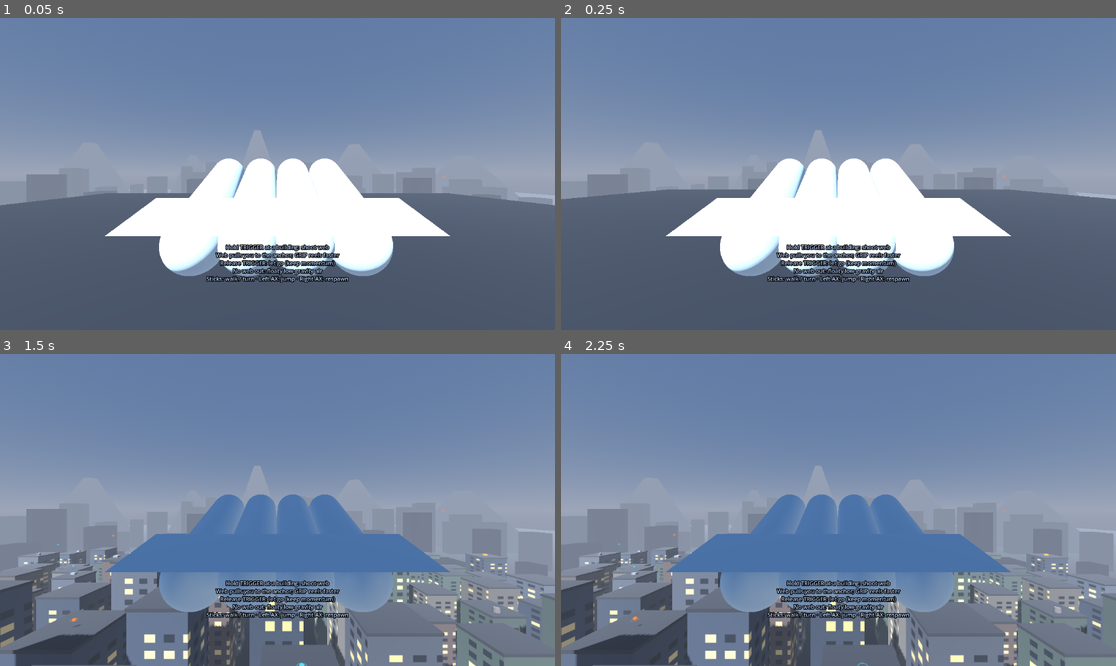
Above: before the commit, frames 1-4 (two rows, left to right).
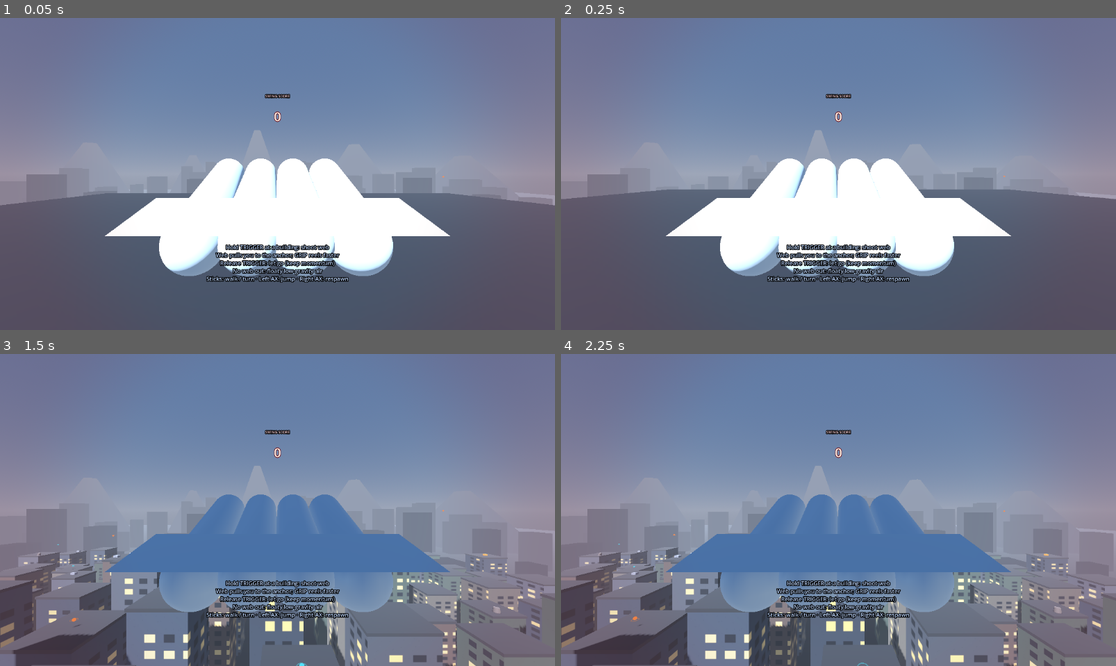
Above: after the commit, the same moments.

Repository: pblaas/free-floater
Game: Godot game, scene res://scenes/main.tscn
The game is run twice, just before and just after one commit, with the same random seed, the same clock (stepped at 60 frames per second) and the same inputs.
Inputs:
- Up to frame 1 (0.05 s): no input
- Up to frame 2 (0.25 s): no input
- Up to frame 3 (1.5 s): no input
- Up to frame 4 (2.25 s): tap Enter at 2 s

The runs differ from the first frame. In frame 1, 0.1% of the frame differs, in the area x 47-100%, y 24-59%; in frame 2, 0.1%; in frame 3, 0.2%, in the area x 4-100%, y 24-100%; in frame 4, 0.2%.

Commit message:
Update audio track

Diff:
--- /dev/null
+++ b/app/assets/shaders/mask_vignette.gdshader
@@ -0,0 +1,15 @@
+shader_type spatial;
+render_mode unshaded, blend_mix, depth_test_disabled, cull_disabled;
+
+uniform vec4 rim_color : source_color = vec4(0.55, 0.07, 0.1, 1.0);
+uniform float base_alpha : hint_range(0.0, 1.0) = 0.14;
+uniform float pulse_alpha : hint_range(0.0, 1.0) = 0.35;
+uniform float pulse : hint_range(0.0, 1.0) = 0.0;
+
+void fragment() {
+	vec2 uv = UV * 2.0 - 1.0;
+	float r = length(uv);
+	float rim = smoothstep(0.5, 1.0, r);
+	ALBEDO = rim_color.rgb;
+	ALPHA = clamp(rim * (base_alpha + pulse_alpha * pulse), 0.0, 1.0);
+}
--- a/app/scripts/build_version.gd
+++ b/app/scripts/build_version.gd
@@ -1,2 +1,2 @@
 # Generated by tools/export.sh — do not edit.
-const TEXT := "v0.3.2 · 2026-11-11T09:07Z · 94a6876"
+const TEXT := "v0.3.2 · 2026-11-11T10:00Z · 98cd6ad"
--- a/app/scripts/web_rig.gd
+++ b/app/scripts/web_rig.gd
@@ -41,6 +41,13 @@
 const TURBO_SPEED_SCALE := 1.6
 const TURBO_REEL_SCALE := 1.5
 const HUD_FADE_SECONDS := 12.0
+const MIN_SWING_SECONDS := 0.3
+const SWING_BASE_POINTS := 25.0
+const SPEED_POINT_SCALE := 2.0
+const CHAIN_MULT_STEP := 0.1
+const CHAIN_BANK_BONUS := 50
+const MASK_VIGNETTE_SIZE := 3.0
+const MASK_VIGNETTE_DEPTH := 1.1
 
 @export var spawn_point := Vector3(0.0, 30.0, 0.0)
 
@@ -64,6 +71,13 @@
 var _land_fx: GPUParticles3D
 var _buzzer: AudioStreamPlayer
 var _music: AudioStreamPlayer
+var _score := 0
+var _chain := 0
+var _best_chain := 0
+var _chain_pulse := 0.0
+var _score_label: Label3D
+var _chain_label: Label3D
+var _mask_mat: ShaderMaterial
 
 
 func _ready() -> void:
@@ -73,6 +87,7 @@
 	_setup_landing_fx()
 	_setup_buzzer()
 	_setup_music()
+	_setup_mask_hud()
 	respawn()
 
 
@@ -250,6 +265,56 @@
 	_status.no_depth_test = true
 	camera.add_child(_status)
 
+	var caption := Label3D.new()
+	caption.name = "ScoreCaption"
+	caption.position = Vector3(0.0, 0.345, -0.9)
+	caption.pixel_size = 0.001
+	caption.font_size = 16
+	caption.modulate = Color(0.98, 0.82, 0.84)
+	caption.horizontal_alignment = HORIZONTAL_ALIGNMENT_CENTER
+	caption.no_depth_test = true
+	caption.text = "SWING SCORE"
+	camera.add_child(caption)
+
+	_score_label = Label3D.new()
+	_score_label.name = "Score"
+	_score_label.position = Vector3(0.0, 0.255, -0.9)
+	_score_label.pixel_size = 0.001
+	_score_label.font_size = 54
+	_score_label.modulate = Color(1.0, 0.97, 0.92)
+	_score_label.outline_size = 10
+	_score_label.outline_modulate = Color(0.42, 0.05, 0.09)
+	_score_label.horizontal_alignment = HORIZONTAL_ALIGNMENT_CENTER
+	_score_label.no_depth_test = true
+	_score_label.text = "0"
+	camera.add_child(_score_label)
+
+	_chain_label = Label3D.new()
+	_chain_label.name = "SwingChain"
+	_chain_label.position = Vector3(0.0, -0.28, -0.9)
+	_chain_label.pixel_size = 0.001
+	_chain_label.font_size = 40
+	_chain_label.modulate = Color(1.0, 0.85, 0.3)
+	_chain_label.outline_size = 8
+	_chain_label.outline_modulate = Color(0.25, 0.12, 0.02)
+	_chain_label.horizontal_alignment = HORIZONTAL_ALIGNMENT_CENTER
+	_chain_label.no_depth_test = true
+	_chain_label.visible = false
+	camera.add_child(_chain_label)
+
+
+func _setup_mask_hud() -> void:
+	var mask := MeshInstance3D.new()
+	mask.name = "MaskVignette"
+	var quad := QuadMesh.new()
+	quad.size = Vector2(MASK_VIGNETTE_SIZE, MASK_VIGNETTE_SIZE)
+	mask.mesh = quad
+	_mask_mat = ShaderMaterial.new()
+	_mask_mat.shader = load("res://assets/shaders/mask_vignette.gdshader")
+	mask.material_override = _mask_mat
+	mask.position = Vector3(0.0, 0.0, -MASK_VIGNETTE_DEPTH)
+	camera.add_child(mask)
+
 
 func _update_web_inputs() -> void:
 	_update_web_input(_webs["L"], "L")
@@ -285,6 +350,7 @@
 		return
 	web["attached"] = true
 	web["anchor"] = hit["position"] as Vector3
+	web["attach_time"] = float(Time.get_ticks_msec()) * 0.001
 	var head := camera.global_position
 	web["rope_length"] = maxf(head.distance_to(hit["position"] as Vector3), MIN_ROPE)
 	_pulse_haptic(hand, 0.8)
@@ -294,13 +360,46 @@
 func _detach(web: Dictionary, side: String) -> void:
 	if not bool(web["attached"]):
 		return
+	var held_for := float(Time.get_ticks_msec()) * 0.001 - float(web.get("attach_time", -1.0e9))
 	web["attached"] = false
 	var cord := web["cord"] as MeshInstance3D
 	if cord != null:
 		cord.visible = false
 	var hand := web["hand"] as XRController3D
 	_pulse_haptic(hand, 0.3)
+	if held_for >= MIN_SWING_SECONDS:
+		_register_swing(_velocity.length())
 	web_detached.emit(side, _velocity)
+
+
+func _register_swing(speed: float) -> void:
+	_chain += 1
+	_best_chain = maxi(_best_chain, _chain)
+	var points := int(roundf((SWING_BASE_POINTS + speed * SPEED_POINT_SCALE) * _chain_multiplier()))
+	_score += points
+	_chain_pulse = 1.0
+	if _chain_label != null:
+		_chain_label.text = "×%d SWING CHAIN  ·  ×%.1f" % [_chain, _chain_multiplier()]
+		_chain_label.visible = true
+
+
+func _chain_multiplier() -> float:
+	return 1.0 + CHAIN_MULT_STEP * float(_chain)
+
+
+func _bank_chain() -> void:
+	if _chain >= 3:
+		var bonus := CHAIN_BANK_BONUS * _chain
+		_score += bonus
+		_flash_hint("SWING CHAIN ×%d banked  ·  +%d" % [_chain, bonus])
+	_reset_chain()
+
+
+func _reset_chain() -> void:
+	_chain = 0
+	_chain_pulse = 0.0
+	if _chain_label != null:
+		_chain_label.visible = false
 
 
 func _update_locomotion(delta: float) -> void:
@@ -329,6 +428,7 @@
 		if global_position.y < 0.0:
 			global_position.y = 0.0
 			_velocity.y = 0.0
+			_bank_chain()
 
 
 func _surface_y_below() -> float:
@@ -359,6 +459,7 @@
 		return
 	global_position.y = surface_y
 	_velocity.y = 0.0
+	_bank_chain()
 	if _land_fx != null:
 		_land_fx.global_position = global_position + Vector3(0.0, 0.1, 0.0)
 		_land_fx.restart()
@@ -516,7 +617,7 @@
 
 
 func _setup_music() -> void:
-	var stream: AudioStreamMP3 = load("res://assets/audio/twist_the_truth.mp3")
+	var stream: AudioStreamMP3 = load("res://assets/audio/freefloat.mp3")
 	if stream == null:
 		return
 	stream.loop = true
@@ -671,6 +772,7 @@
 		_detach(_webs[side], side)
 	_velocity = Vector3.ZERO
 	global_position = spawn_point
+	_reset_chain()
 
 
 func _update_hud(delta: float) -> void:
@@ -678,6 +780,14 @@
 		_hud_time -= delta
 		if _hud_time <= 0.0:
 			_hint.visible = false
+	if _score_label != null:
+		_score_label.text = _format_score(_score)
+	if _chain_pulse > 0.0:
+		_chain_pulse = maxf(0.0, _chain_pulse - delta * 2.5)
+		var scale := 1.0 + 0.35 * _chain_pulse
+		_chain_label.scale = Vector3(scale, scale, scale)
+	if _mask_mat != null:
+		_mask_mat.set_shader_parameter("pulse", _chain_pulse)
 	var sides := ""
 	if bool(_webs["L"]["attached"]):
 		sides += "L "
@@ -699,9 +809,20 @@
 
 
 func _flash_hint(text: String) -> void:
+	if _hint == null:
+		return
 	_hint.text = text
 	_hint.visible = true
 	_hud_time = 1.5
+
+
+func _format_score(value: int) -> String:
+	var digits := str(value)
+	var grouped := ""
+	while digits.length() > 3:
+		grouped = "," + digits.substr(digits.length() - 3, 3) + grouped
+		digits = digits.substr(0, digits.length() - 3)
+	return digits + grouped
 
 
 func _grip_held() -> bool:
--- a/app/tests/test_web.gd
+++ b/app/tests/test_web.gd
@@ -12,6 +12,7 @@
 	_test_rope_math()
 	_test_city_generation()
 	_test_web_rig_scene()
+	_test_scoring()
 	_test_main_scene()
 	_test_build_version()
 	if failures == 0:
@@ -111,6 +112,37 @@
 	await process_frame
 
 
+func _test_scoring() -> void:
+	print("scoring + swing chain")
+	check(WebRigScript.SWING_BASE_POINTS > 0.0, "swing base points configured")
+	check(WebRigScript.CHAIN_MULT_STEP > 0.0, "chain multiplier step configured")
+	check(WebRigScript.MIN_SWING_SECONDS > 0.0, "minimum swing duration configured")
+	var score := WebRigScript.new()
+	check(score._format_score(1234567) == "1,234,567", "score formatting groups digits")
+	check(score._format_score(0) == "0", "zero score formats plain")
+	check(score._chain_multiplier() == 1.0, "multiplier starts at ×1")
+	score._chain = 10
+	check(score._chain_multiplier() == 2.0, "multiplier doubles after 10 swings")
+	score._chain = 0
+	score._register_swing(10.0)
+	check(score._chain == 1, "swing increments chain")
+	check(score._score > 0, "swing awards points")
+	check(score._best_chain == 1, "best chain tracked")
+	score._bank_chain()
+	check(score._chain == 0, "landing banks and resets chain")
+	score._register_swing(5.0)
+	score._register_swing(5.0)
+	score._register_swing(5.0)
+	check(score._chain == 3, "three swings build a chain")
+	var before_bonus := score._score
+	score._bank_chain()
+	check(
+		score._score == before_bonus + WebRigScript.CHAIN_BANK_BONUS * 3,
+		"bank bonus awarded for chain >= 3"
+	)
+	score.free()
+
+
 func _test_main_scene() -> void:
 	print("main script wiring")
 	var main_scene := (load("res://scenes/main.tscn") as PackedScene).instantiate()
Not shown, added: app/assets/audio/freefloat.mp3.import
Not shown, removed: app/assets/audio/twist_the_truth.mp3.import
Not shown, added: app/assets/shaders/mask_vignette.gdshader.uid
Not shown, added: app/assets/audio/freefloat.mp3
Not shown, removed: app/assets/audio/twist_the_truth.mp3
